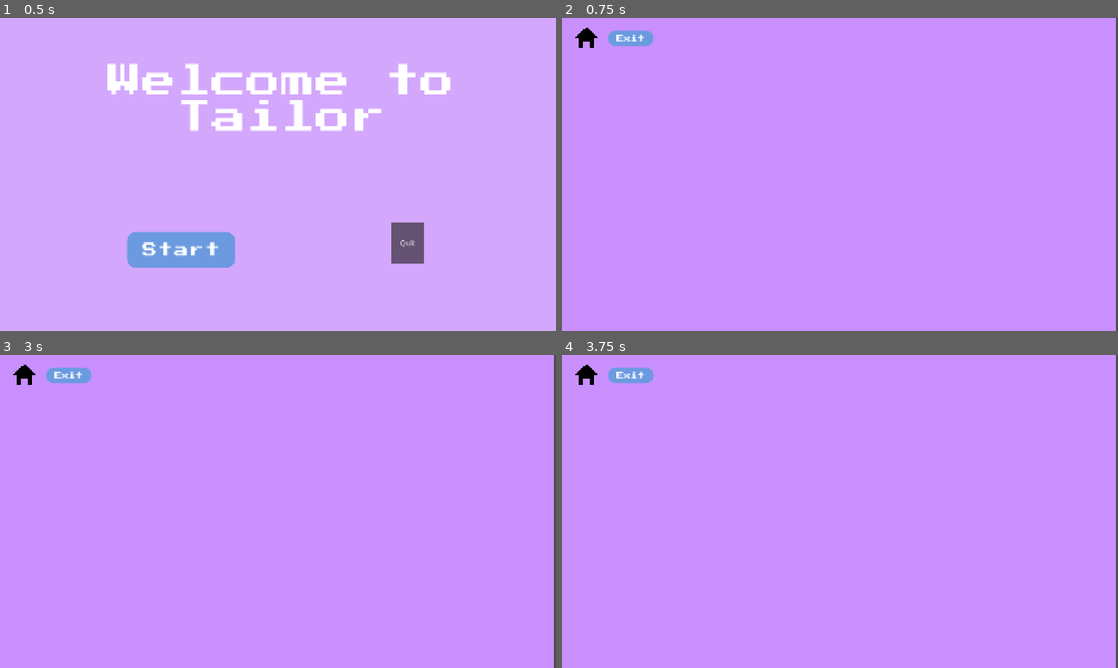
Above: before the commit, frames 1-4 (two rows, left to right).
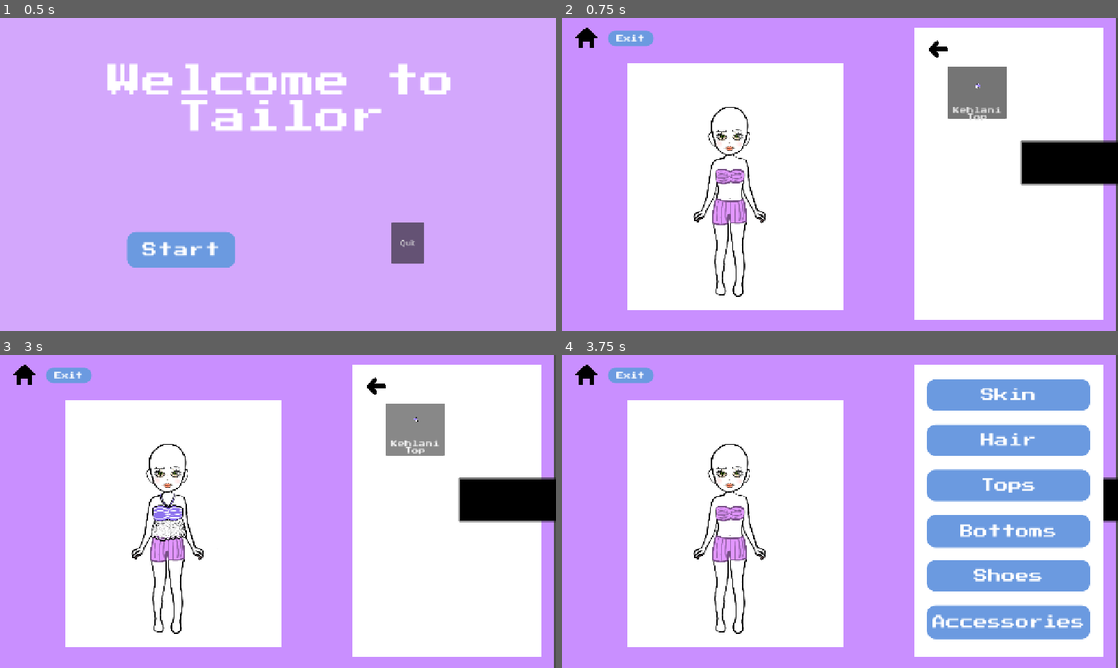
Above: after the commit, the same moments.

Repository: livftc/tailor
Game: Godot game, scene res://Scenes/title_screen.tscn
Two runs of this game, one before a commit and one after it. Both use one fixed random seed, a clock stepped at 60 frames per second and the inputs below.
Inputs (mouse positions are in pixels of both pictures, inside the frame that each line leads up to):
- Up to frame 1 (0.5 s): no input
- Up to frame 2 (0.75 s): click "Start" at 0.5 s
- Up to frame 3 (3 s): click (22, 373) at 1.25 s; click "Start" at 2 s; click (417, 430) at 2.75 s, where only the run after the commit has a clickable "Kehlani Top"
- Up to frame 4 (3.75 s): click (940, 386) at 3.52 s

Frame 1 is identical in both runs. In frame 2, 63% of the frame differs, in the area x 11-100%, y 3-97%; in frame 3, 63%; in frame 4, 63%.

Commit message:
added one outfit and skin color, added closet feature buttons

Diff:
--- a/Scenes/main.tscn
+++ b/Scenes/main.tscn
@@ -3,6 +3,11 @@
 [ext_resource type="Script" uid="uid://lswoar2o2j1u" path="res://scripts/main.gd" id="1_8gbba"]
 [ext_resource type="Texture2D" uid="uid://cmhefs6fpk3k" path="res://icons/home.png" id="2_jjvhh"]
 [ext_resource type="FontFile" uid="uid://vbbd6pwx2g2l" path="res://Fonts/Press_Start_2P/PressStart2P-Regular.ttf" id="3_8gbba"]
+[ext_resource type="Texture2D" uid="uid://c1ycjbhw0l14r" path="res://clothes/mannequin.png" id="4_kry3j"]
+[ext_resource type="Texture2D" uid="uid://ciywdtiohsmdt" path="res://icons/back_arrow.png" id="5_6bp64"]
+[ext_resource type="Texture2D" uid="uid://3fhndi30k0d6" path="res://clothes/peach.png" id="5_21xkr"]
+[ext_resource type="Texture2D" uid="uid://b7puh2be4nted" path="res://clothes/top1.png" id="7_6bp64"]
+[ext_resource type="Texture2D" uid="uid://kgm4v1yxjsy8" path="res://clothes/bot1.png" id="7_344ge"]
 
 [sub_resource type="StyleBoxFlat" id="StyleBoxFlat_jjvhh"]
 bg_color = Color(0.42163792, 0.60519665, 0.8775091, 1)
@@ -21,7 +26,7 @@
 [node name="main" type="Node" unique_id=1697023579]
 script = ExtResource("1_8gbba")
 
-[node name="ColorRect" type="ColorRect" parent="." unique_id=1748818500]
+[node name="bg" type="ColorRect" parent="." unique_id=1748818500]
 offset_right = 1276.0
 offset_bottom = 722.0
 color = Color(0.7882353, 0.56078434, 1, 1)
@@ -35,12 +40,11 @@
 flat = true
 expand_icon = true
 
-[node name="Exit" type="Button" parent="Home" unique_id=895110003]
-layout_mode = 0
-offset_left = 80.0
-offset_top = 14.0
-offset_right = 185.0
-offset_bottom = 50.0
+[node name="Exit" type="Button" parent="." unique_id=895110003]
+offset_left = 106.0
+offset_top = 29.0
+offset_right = 211.0
+offset_bottom = 65.0
 theme_override_colors/font_color = Color(1, 1, 1, 1)
 theme_override_fonts/font = ExtResource("3_8gbba")
 theme_override_font_sizes/font_size = 16
@@ -49,7 +53,234 @@
 text = "Exit"
 icon_alignment = 1
 
-[node name="Sprite2D" type="Sprite2D" parent="." unique_id=1749116539]
+[node name="fitting room" type="ColorRect" parent="." unique_id=37844799]
+anchors_preset = -1
+anchor_right = 0.016
+anchor_bottom = 0.011000001
+offset_left = 152.0
+offset_top = 104.0
+offset_right = 627.52
+offset_bottom = 664.08
+
+[node name="mannequin" type="Sprite2D" parent="." unique_id=1749116539]
+position = Vector2(376, 368)
+scale = Vector2(0.6, 0.6)
+texture = ExtResource("4_kry3j")
+
+[node name="skincolors" type="Node2D" parent="." unique_id=1697380031]
+position = Vector2(376, 368)
+scale = Vector2(0.6, 0.6)
+
+[node name="peachm" type="Sprite2D" parent="skincolors" unique_id=1406456658]
+visible = false
+texture = ExtResource("5_21xkr")
+
+[node name="bots" type="Node2D" parent="." unique_id=1657005658]
+position = Vector2(376, 368)
+scale = Vector2(0.6, 0.6)
+
+[node name="bot1" type="Sprite2D" parent="bots" unique_id=381407543]
+visible = false
+texture = ExtResource("7_344ge")
+
+[node name="tops" type="Node2D" parent="." unique_id=1621555408]
+position = Vector2(376, 368)
+scale = Vector2(0.6, 0.6)
+
+[node name="top1" type="Sprite2D" parent="tops" unique_id=1941703862]
+visible = false
+texture = ExtResource("7_6bp64")
+
+[node name="skin" type="ColorRect" parent="." unique_id=1087027137]
+visible = false
+offset_left = 811.0
+offset_top = 24.0
+offset_right = 1247.0
+offset_bottom = 695.0
+
+[node name="peach" type="Button" parent="skin" unique_id=847032549]
+layout_mode = 0
+offset_left = 77.0
+offset_top = 200.0
+offset_right = 189.0
+offset_bottom = 264.0
+theme_override_fonts/font = ExtResource("3_8gbba")
+text = "Peach"
+
+[node name="back" type="Button" parent="skin" unique_id=1010417829]
+layout_mode = 0
+offset_left = 29.0
+offset_top = 24.0
+offset_right = 85.0
+offset_bottom = 72.0
+icon = ExtResource("5_6bp64")
+flat = true
+expand_icon = true
+
+[node name="topscloset" type="ColorRect" parent="." unique_id=544960758]
+offset_left = 811.0
+offset_top = 24.0
+offset_right = 1247.0
+offset_bottom = 695.0
+
+[node name="top1" type="Button" parent="topscloset" unique_id=161259279]
+layout_mode = 0
+offset_left = 77.0
+offset_top = 88.0
+offset_right = 213.0
+offset_bottom = 208.0
+theme_override_fonts/font = ExtResource("3_8gbba")
+theme_override_icons/icon = ExtResource("7_6bp64")
+text = "
+Kehlani Top"
+autowrap_mode = 2
+icon_alignment = 1
+vertical_icon_alignment = 0
+expand_icon = true
+
+[node name="ColorPickerButton" type="ColorPickerButton" parent="topscloset/top1" unique_id=1845341370]
+layout_mode = 0
+offset_left = 168.0
+offset_top = 168.6
+offset_right = 466.0
+offset_bottom = 272.0
+edit_alpha = false
+edit_intensity = false
+
+[node name="back" type="Button" parent="topscloset" unique_id=561889428]
+layout_mode = 0
+offset_left = 29.0
+offset_top = 24.0
+offset_right = 85.0
+offset_bottom = 72.0
+icon = ExtResource("5_6bp64")
+flat = true
+expand_icon = true
+
+[node name="bottoms" type="ColorRect" parent="." unique_id=1525644307]
+visible = false
+offset_left = 811.0
+offset_top = 24.0
+offset_right = 1247.0
+offset_bottom = 695.0
+
+[node name="bot1" type="Button" parent="bottoms" unique_id=434826385]
+layout_mode = 0
+offset_left = 109.0
+offset_top = 248.0
+offset_right = 221.0
+offset_bottom = 312.0
+text = "Jean Shorts"
+
+[node name="back" type="Button" parent="bottoms" unique_id=935182813]
+layout_mode = 0
+offset_left = 29.0
+offset_top = 24.0
+offset_right = 85.0
+offset_bottom = 72.0
+icon = ExtResource("5_6bp64")
+flat = true
+expand_icon = true
+
+[node name="closet" type="ColorRect" parent="." unique_id=754910348]
+visible = false
+offset_left = 811.0
+offset_top = 24.0
+offset_right = 1247.0
+offset_bottom = 695.0
+
+[node name="skin" type="Button" parent="closet" unique_id=1164195503]
+layout_mode = 0
+offset_left = 29.0
+offset_top = 32.0
+offset_right = 405.0
+offset_bottom = 104.0
+theme_override_colors/font_color = Color(1, 1, 1, 1)
+theme_override_fonts/font = ExtResource("3_8gbba")
+theme_override_font_sizes/font_size = 32
+theme_override_styles/normal = SubResource("StyleBoxFlat_jjvhh")
+theme_override_styles/hover = SubResource("StyleBoxFlat_kry3j")
+text = "Skin"
+icon_alignment = 1
+
+[node name="hair" type="Button" parent="closet" unique_id=61888999]
+layout_mode = 0
+offset_left = 29.0
+offset_top = 136.0
+offset_right = 405.0
+offset_bottom = 208.0
+theme_override_colors/font_color = Color(1, 1, 1, 1)
+theme_override_fonts/font = ExtResource("3_8gbba")
+theme_override_font_sizes/font_size = 32
+theme_override_styles/normal = SubResource("StyleBoxFlat_jjvhh")
+theme_override_styles/hover = SubResource("StyleBoxFlat_kry3j")
+text = "Hair"
+icon_alignment = 1
+
+[node name="tops" type="Button" parent="closet" unique_id=944965152]
+layout_mode = 0
+offset_left = 29.0
+offset_top = 240.0
+offset_right = 405.0
+offset_bottom = 312.0
+theme_override_colors/font_color = Color(1, 1, 1, 1)
+theme_override_fonts/font = ExtResource("3_8gbba")
+theme_override_font_sizes/font_size = 32
+theme_override_styles/normal = SubResource("StyleBoxFlat_jjvhh")
+theme_override_styles/hover = SubResource("StyleBoxFlat_kry3j")
+text = "Tops"
+icon_alignment = 1
+
+[node name="bottoms" type="Button" parent="closet" unique_id=1843246800]
+layout_mode = 0
+offset_left = 29.0
+offset_top = 344.0
+offset_right = 405.0
+offset_bottom = 419.0
+theme_override_colors/font_color = Color(1, 1, 1, 1)
+theme_override_fonts/font = ExtResource("3_8gbba")
+theme_override_font_sizes/font_size = 32
+theme_override_styles/normal = SubResource("StyleBoxFlat_jjvhh")
+theme_override_styles/hover = SubResource("StyleBoxFlat_kry3j")
+text = "Bottoms"
+icon_alignment = 1
+
+[node name="shoes" type="Button" parent="closet" unique_id=1187607824]
+layout_mode = 0
+offset_left = 29.0
+offset_top = 448.0
+offset_right = 405.0
+offset_bottom = 520.0
+theme_override_colors/font_color = Color(1, 1, 1, 1)
+theme_override_fonts/font = ExtResource("3_8gbba")
+theme_override_font_sizes/font_size = 32
+theme_override_styles/normal = SubResource("StyleBoxFlat_jjvhh")
+theme_override_styles/hover = SubResource("StyleBoxFlat_kry3j")
+text = "Shoes"
+icon_alignment = 1
+
+[node name="accesories" type="Button" parent="closet" unique_id=659910035]
+layout_mode = 0
+offset_left = 29.0
+offset_top = 552.0
+offset_right = 405.0
+offset_bottom = 629.0
+theme_override_colors/font_color = Color(1, 1, 1, 1)
+theme_override_fonts/font = ExtResource("3_8gbba")
+theme_override_font_sizes/font_size = 32
+theme_override_styles/normal = SubResource("StyleBoxFlat_jjvhh")
+theme_override_styles/hover = SubResource("StyleBoxFlat_kry3j")
+text = "Accessories"
+icon_alignment = 1
 
 [connection signal="pressed" from="Home" to="." method="_on_home_pressed"]
-[connection signal="pressed" from="Home/Exit" to="." method="_on_exit_pressed"]
+[connection signal="pressed" from="Exit" to="." method="_on_exit_pressed"]
+[connection signal="pressed" from="skin/peach" to="." method="_on_peach_pressed"]
+[connection signal="pressed" from="skin/back" to="." method="_on_back_pressed"]
+[connection signal="pressed" from="topscloset/top1" to="." method="_on_top_1_pressed"]
+[connection signal="pressed" from="topscloset/back" to="." method="_on_back_pressed"]
+[connection signal="pressed" from="bottoms/bot1" to="." method="_on_bot_1_pressed"]
+[connection signal="pressed" from="bottoms/back" to="." method="_on_back_pressed"]
+[connection signal="pressed" from="closet/skin" to="." method="_on_skin_pressed"]
+[connection signal="pressed" from="closet/tops" to="." method="_on_tops_pressed"]
+[connection signal="pressed" from="closet/bottoms" to="." method="_on_bottoms_pressed"]
--- a/scripts/main.gd
+++ b/scripts/main.gd
@@ -8,3 +8,50 @@
 func _on_exit_pressed() -> void:
 	get_tree().quit()
 	pass # Replace with function body.
+
+func toggle_sprite(path: NodePath):
+	get_node(path).visible = !get_node(path).visible
+
+func _on_peach_pressed() -> void:
+	toggle_sprite(^"skincolors/peachm")
+	pass # Replace with function body.
+
+
+func _on_skin_pressed() -> void:
+	$closet.hide()
+	$skin.show()
+	pass # Replace with function body.
+
+func _on_tops_pressed() -> void:
+	$closet.hide()
+	$topscloset.show()
+	pass # Replace with function body.
+
+func _on_top_1_pressed() -> void:
+	toggle_sprite(^"tops/top1")
+	pass # Replace with function body.
+
+func _on_back_pressed() -> void:
+	$closet.show()
+	$skin.hide()
+	$tops.hide()
+	$bottoms.hide()
+	pass # Replace with function body.
+
+
+func _on_bot_1_pressed() -> void:
+	toggle_sprite(^"bots/bot1")
+	pass # Replace with function body.
+
+
+func _on_bottoms_pressed() -> void:
+	$closet.hide()
+	$bottoms.show()
+	pass # Replace with function body.
+
+
+func _on_color_picker_button_picker_created() -> void:
+	var popup: PopupPanel = $ColorPickerButton.get_popup() as PopupPanel
+
+	popup.size = Vector2i(400, 600)
+	popup.wrap_controls = true
Binary file added: clothes/bot1.png
Not shown, added: clothes/bot1.png.import
Binary file added: clothes/mannequin.png
Not shown, added: clothes/mannequin.png.import
Binary file added: clothes/peach.png
Not shown, added: clothes/peach.png.import
Binary file added: clothes/top1.png
Not shown, added: clothes/top1.png.import
Binary file added: icons/back_arrow.png
Not shown, added: icons/back_arrow.png.import
